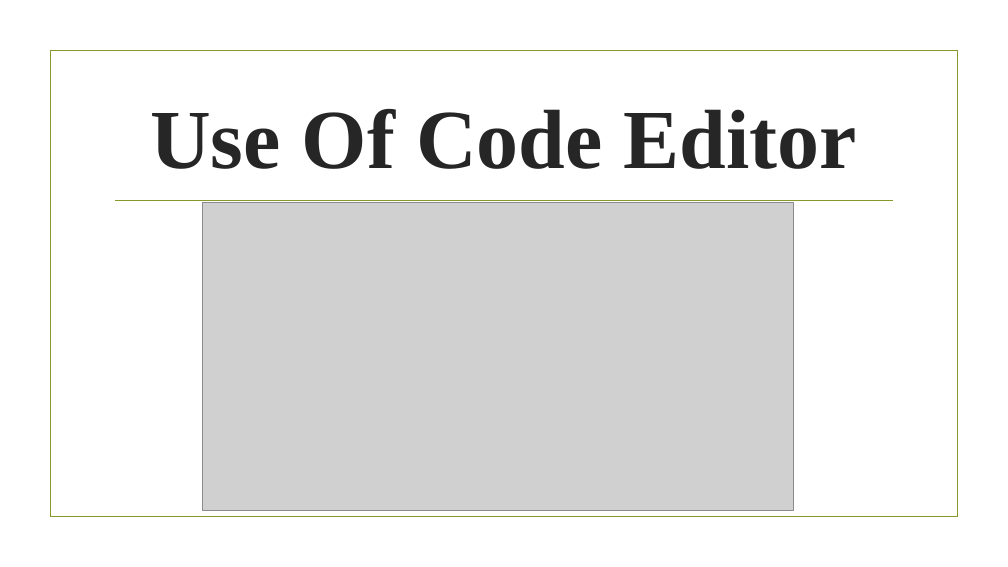
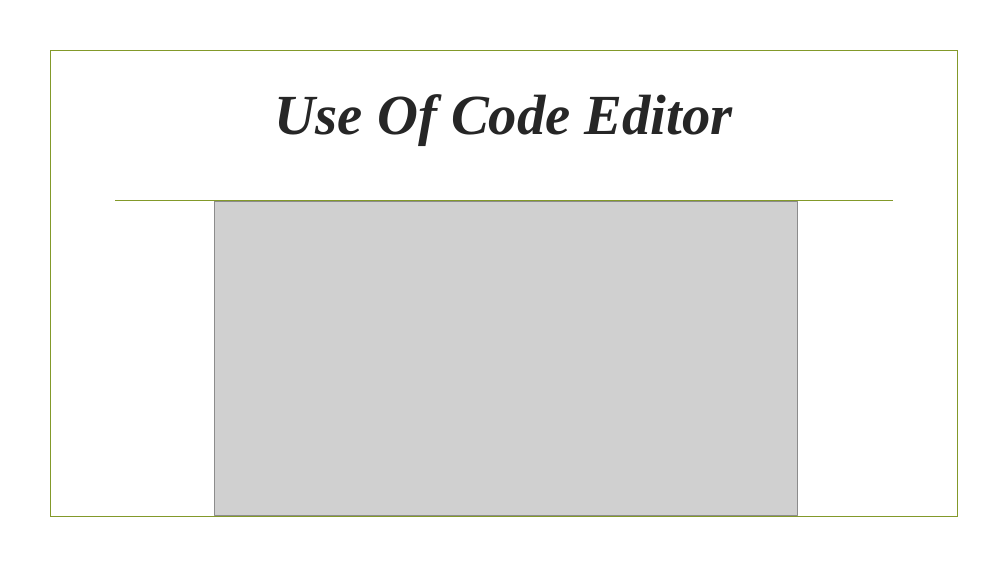
Before and after one commit to PrashantBhunal/finalProject, a slide deck: slide 10 of ppt github.pptx (slide 9 before the commit). Drawn at 1008x567 pixels with LibreOffice and Linux fonts; fonts in the diff are those of the drawing; grey boxes stand for pictures; background and template pictures are left out. Boxes give left, top, right and bottom in pixels: in the first picture for what was removed or moved away, otherwise in the second. Text is boxed around its words. In the diff, an @@ line names an element or a change of style, - is before the commit and + after.

Commit message:
changes in ppt

```diff
--- a/ppt github.pptx
+++ b/ppt github.pptx
@@ title "Use Of Code Editor": place and size @@
-title "Use Of Code Editor" at [150, 109, 857, 169]
+title "Use Of Code Editor" at [275, 94, 733, 145]
@@ title "Use Of Code Editor" at [275, 94, 733, 145]: size 80 to 54 pt, italic on @@
@@ picture: place and size @@
-picture at [203, 203, 794, 510]
+picture at [215, 202, 798, 516]
```
Also in this commit, not shown: 2 other slides changed, 1 slide added.
